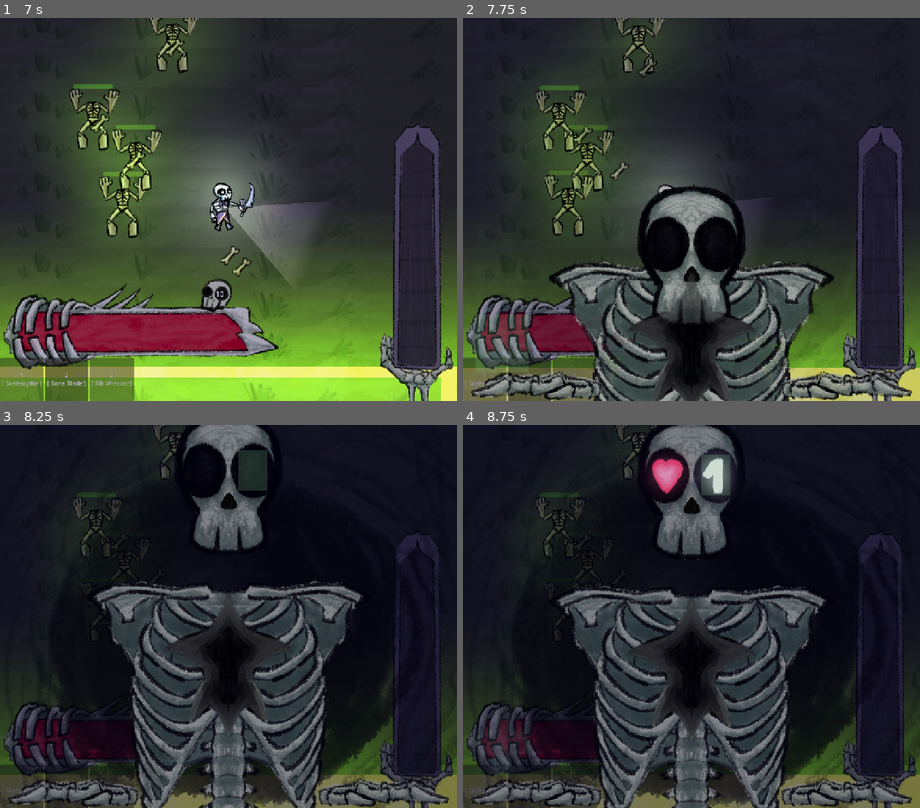
Above: before the commit, frames 1-4 (two rows, left to right).
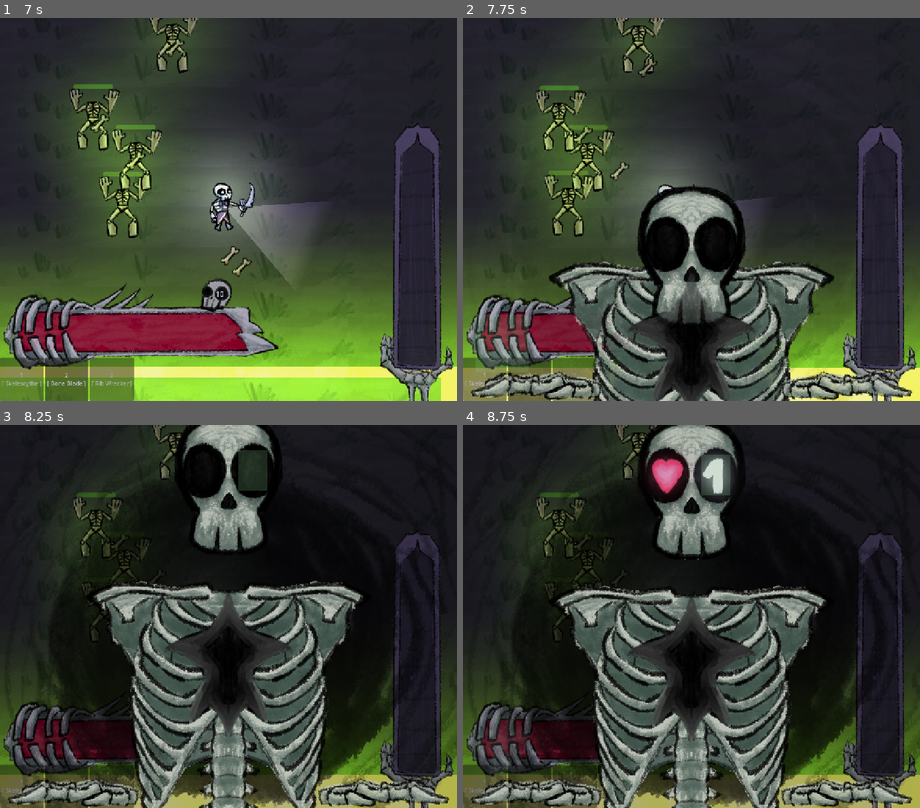
Above: after the commit, the same moments.

Repository: atlanticbomber/CranberryJam_Skeleton-fight
Game: Godot game, scene res://Scenes/start_screen.tscn
Same seed, same stepped clock (60 frames per second), same inputs: the game is played once before the commit and once after it. The engine's default icon, where the game draws it, is replaced by a stand-in: a white triangle on a blue panel in a dark square.
Inputs (mouse positions are in pixels of both pictures, inside the frame that each line leads up to):
- Up to frame 1 (7 s): click (347, 255) at 0.5 s; click "10" at 1.25 s; click "1 [ Skelescythe ]" at 2 s; click "2 [ Bone Blade ]" at 2.75 s; tap Enter (ui_accept) at 3.5, 3.77, 4.52, 6.02, 6.77 s; move the mouse to (329, 190) at 3.52 s; hold D (right) 3.53-4.28 s; click (329, 190) at 3.6 s; move the mouse to (137, 228) at 4.27 s; hold S (down) 4.28-5.03 s; tap 1 (Slot1) at 4.35 s; click (137, 228) at 4.55 s; move the mouse to (274, 125) at 5.02 s; hold D (right) 5.03-5.78 s; tap 2 (Slot2) at 5.1 s; click (274, 125) at 5.3 s; move the mouse to (205, 286) at 5.77 s; hold W (up) 5.78-6.53 s; tap 3 (Slot3) at 5.85 s; click (205, 286) at 6.05 s; move the mouse to (365, 266) at 6.52 s; hold A (left) from 6.53 s (still down); click (365, 266) at 6.6 s
- Up to frame 2 (7.75 s): tap Tab (skillaton) at 7.15 s; release A (left) at 7.25 s; click (504, 343) at 7.25 s
- Up to frame 3 (8.25 s): click (251, 478) at 8 s
- Up to frame 4 (8.75 s): no input

Frame 1 is identical in both runs. In frame 2, 7.6% of the frame differs, in the area x 0-100%, y 0-100%; in frame 3, 24%; in frame 4, 24%.

Commit message:
skill nodes for sword and feumr 2/3

Diff:
--- a/the-legend-of-sir-skelebones/Resources/Weapon/WeaponResource.gd
+++ b/the-legend-of-sir-skelebones/Resources/Weapon/WeaponResource.gd
@@ -7,4 +7,4 @@
 @export var delay:float = 0.2
 @export var cooldown:float = 1.0
 @export var damage:float = 10.0
-@export var texture:Texture = load("res://Sprites/skelebro/RealFist.png")
+@export var texture:Texture = load("res://Sprites/Skelebro/RealFist.png")
--- a/the-legend-of-sir-skelebones/Scenes/game_over.gd
+++ b/the-legend-of-sir-skelebones/Scenes/game_over.gd
@@ -9,4 +9,5 @@
 
 
 func _on_button_pressed() -> void:
+	WeaponReset.reset()
 	get_tree().change_scene_to_file("res://Scenes/start_screen.tscn")
--- a/the-legend-of-sir-skelebones/Scenes/skillaton.tscn
+++ b/the-legend-of-sir-skelebones/Scenes/skillaton.tscn
@@ -617,17 +617,45 @@
 
 [node name="011" parent="SkillTree" unique_id=1645607658 instance=ExtResource("3_c6shf")]
 layout_mode = 1
-offset_left = 401.0
-offset_top = -239.0011
-offset_right = 501.0
-offset_bottom = -139.0011
-
-[node name="031" parent="SkillTree" unique_id=1354172257 instance=ExtResource("3_c6shf")]
-layout_mode = 1
-offset_left = -418.0
-offset_top = -33.0011
-offset_right = -318.0
-offset_bottom = 66.9989
+offset_left = 376.0
+offset_top = -342.0
+offset_right = 476.0
+offset_bottom = -242.0
+
+[node name="012" parent="SkillTree" unique_id=1199571745 instance=ExtResource("3_c6shf")]
+layout_mode = 1
+offset_left = 354.0
+offset_top = -218.0
+offset_right = 454.0
+offset_bottom = -118.0
+
+[node name="013" parent="SkillTree" unique_id=1043635469 instance=ExtResource("3_c6shf")]
+layout_mode = 1
+offset_left = 469.0
+offset_top = -130.0
+offset_right = 569.0
+offset_bottom = -30.0
+
+[node name="021" parent="SkillTree" unique_id=317976836 instance=ExtResource("3_c6shf")]
+layout_mode = 1
+offset_left = -367.0
+offset_top = -277.0
+offset_right = -267.0
+offset_bottom = -177.0
+
+[node name="022" parent="SkillTree" unique_id=161878236 instance=ExtResource("3_c6shf")]
+layout_mode = 1
+offset_left = -390.0
+offset_top = -113.0
+offset_right = -290.0
+offset_bottom = -13.0
+
+[node name="0221" parent="SkillTree" unique_id=2021606367 instance=ExtResource("3_c6shf")]
+layout_mode = 1
+offset_left = -555.0
+offset_top = -195.0
+offset_right = -455.0
+offset_bottom = -95.0
 
 [node name="Hand" type="TextureRect" parent="." unique_id=266314377]
 custom_minimum_size = Vector2(300, 150)
@@ -661,6 +689,7 @@
 flip_h = true
 
 [node name="Front" type="TextureRect" parent="." unique_id=1429736701]
+visible = false
 self_modulate = Color(0.012741645, 0.0037785047, 0.14282048, 0.3882353)
 layout_mode = 0
 offset_left = -200.0
--- a/the-legend-of-sir-skelebones/Scripts/STATS.gd
+++ b/the-legend-of-sir-skelebones/Scripts/STATS.gd
@@ -28,8 +28,14 @@
 	"02":false,#Femurder
 	"03":false,#Rib Wrecker
 	"04":false,#Skelescythe
-	"011":false,#i guess upgrade???
-	"031":false#i guess another upgrade???
+
+	"011":false,#Atk+???
+	"012":false,#Atk Spd+
+	"013":false,#Range
+
+	"021":false,#Range
+	"022":false,#AtkSpd
+	"0221":false,#Bones
 }
 
 var currentActive: WeaponResource = load("res://Resources/Weapon/fist.tres")
--- a/the-legend-of-sir-skelebones/Scripts/Skelebro.gd
+++ b/the-legend-of-sir-skelebones/Scripts/Skelebro.gd
@@ -73,7 +73,7 @@
 		for body in weaponRange.get_overlapping_bodies():
 			if body.has_method("EnemyDamage"):
 				$Attack.play()
-				print(Stats.currentActive)
+				print(Stats.currentActive.damage)
 				body.EnemyDamage(currentWeapon.damage*Stats.PlayerAttack)
 		weaponTimer.start(currentWeapon.cooldown)
 		weaponPlayer.play("return",-1,0.5/currentWeapon.cooldown)
@@ -89,6 +89,8 @@
 		$Sprite/Body/ActiveUpperArm/AnimationPlayer.play("die")
 		await $Sprite/Body/ActiveUpperArm/AnimationPlayer.animation_finished
 		get_tree().paused = false
+
+
 		get_tree().change_scene_to_file("res://Scenes/Game_over.tscn")
 
 func weaponChange():
--- a/the-legend-of-sir-skelebones/Scripts/skill_node.gd
+++ b/the-legend-of-sir-skelebones/Scripts/skill_node.gd
@@ -11,6 +11,14 @@
 	"02":{"sprite": sprites["active"],"cost":[1,0,2,0],"name":"Femurder","tip":"A strong spear made from leg, range is your only friend"},
 	"03":{"sprite": sprites["active"],"cost":[1,0,0,2],"name":"Rib Wrecker","tip":"A strong hammer made from rib, your bulk is gone but the smash is still here"},
 	"04":{"sprite": sprites["active"],"cost":[1,1,1,1],"name":"Skelescythe","tip":"A strong scyther made from skeleton, let the ring of death surround you"},
+
+	"011":{"sprite": sprites["spec"],"cost":[1,0,0,0],"name":"Atk+","tip":"Atk+"},
+	"012":{"sprite": sprites["spec"],"cost":[1,0,0,0],"name":"Atk Spd+","tip":"Atk Spd+"},
+	"013":{"sprite": sprites["spec"],"cost":[1,0,0,0],"name":"Range+","tip":"Range+"},
+
+	"021":{"sprite": sprites["spec"],"cost":[1,0,0,0],"name":"Range+","tip":"Range+"},
+	"022":{"sprite": sprites["spec"],"cost":[1,0,0,0],"name":"Atk Spd+","tip":"Atk Spd+"},
+	"0221":{"sprite": sprites["spec"],"cost":[1,0,0,0],"name":"Bones+","tip":"Bones+"},
 	}
 func _ready() -> void:
 	#die if theres 3 weapons alr
@@ -23,8 +31,8 @@
 		#print(name.erase(name.length()-1))
 		var searchNode = name.erase(name.length()-1)
 
-		if not Stats.skills[searchNode]:
-				visible = false
+		#if not Stats.skills[searchNode]:
+				#visible = false
 
 		for node in get_parent().get_children():
 			if node.name == searchNode:
@@ -65,6 +73,32 @@
 			get_parent().get_parent().get_parent().get_parent().slots[Stats.weaponsAquired] = load("res://Resources/Weapon/BasicSycthe.tres")
 			Stats.weaponsAquired+=1
 
+		#Sword Specs
+		elif name == "011":
+			var sword:WeaponResource = load("res://Resources/Weapon/BasicSword.tres")
+			sword.damage += 10
+		elif name == "012":
+			var sword:WeaponResource = load("res://Resources/Weapon/BasicSword.tres")
+			sword.delay -= 0.1
+			sword.cooldown -=0.1
+		elif name == "013":
+			var sword:WeaponResource = load("res://Resources/Weapon/BasicSword.tres")
+			var newShape: CapsuleShape2D= sword.shape
+			newShape.height +=100
+			sword.shape = newShape
+
+		#Femurder Specs
+		elif name == "021":
+			var femur:WeaponResource = load("res://Resources/Weapon/BasicFemur.tres")
+			var newShape: CapsuleShape2D= femur.shape
+			newShape.height +=150
+			femur.shape = newShape
+		elif name == "022":
+			var femur:WeaponResource = load("res://Resources/Weapon/BasicFemur.tres")
+			femur.delay -= 0.1
+			femur.cooldown -=0.1
+
+
 	elif Stats.skills[name]:
 		print("bought already")
 	else:
--- a/the-legend-of-sir-skelebones/Scripts/start_screen.gd
+++ b/the-legend-of-sir-skelebones/Scripts/start_screen.gd
@@ -1,6 +1,9 @@
 extends Node2D
 func _ready() -> void:
+	WeaponReset.reset()
 	Music.changeMusic("Menu")
+
+
 func begin_run():
 	Stats.init_player_stats()
 	get_tree().change_scene_to_file("res://Scenes/world.tscn")
--- /dev/null
+++ b/the-legend-of-sir-skelebones/WeaponReset.gd
@@ -0,0 +1,38 @@
+extends Node
+
+var OGsword:WeaponResource
+var OGfemur:WeaponResource
+var OGhammer:WeaponResource
+var OGscythe:WeaponResource
+
+func _ready() -> void:
+	OGsword = load("res://Resources/Weapon/BasicSword.tres").duplicate()
+	OGfemur = load("res://Resources/Weapon/BasicFemur.tres").duplicate()
+	OGhammer = load("res://Resources/Weapon/BasicHammer.tres").duplicate()
+	OGscythe = load("res://Resources/Weapon/BasicSycthe.tres").duplicate()
+
+
+func reset():
+	var nowSword:WeaponResource= load("res://Resources/Weapon/BasicSword.tres")
+	nowSword.damage = OGsword.damage
+	nowSword.delay = OGsword.delay
+	nowSword.cooldown = OGsword.cooldown
+	nowSword.shape = OGsword.shape
+
+	var nowFemur:WeaponResource= load("res://Resources/Weapon/BasicFemur.tres")
+	nowFemur.damage = OGfemur.damage
+	nowFemur.delay = OGfemur.delay
+	nowFemur.cooldown = OGfemur.cooldown
+	nowFemur.shape = OGfemur.shape
+
+	var nowHammer:WeaponResource= load("res://Resources/Weapon/BasicHammer.tres")
+	nowHammer.damage = OGhammer.damage
+	nowHammer.delay = OGhammer.delay
+	nowHammer.cooldown = OGhammer.cooldown
+	nowHammer.shape = OGhammer.shape
+
+	var nowScythe:WeaponResource= load("res://Resources/Weapon/BasicSycthe.tres")
+	nowScythe.damage = OGscythe.damage
+	nowScythe.delay = OGscythe.delay
+	nowScythe.cooldown = OGscythe.cooldown
+	nowScythe.shape = OGscythe.shape
--- a/the-legend-of-sir-skelebones/project.godot
+++ b/the-legend-of-sir-skelebones/project.godot
@@ -19,6 +19,7 @@
 
 Stats="*uid://c5sdomiamqmiv"
 Music="*uid://c7ogpd1u0eu3d"
+WeaponReset="*uid://dshtcvh8oe27j"
 
 [display]
 
Not shown, added: the-legend-of-sir-skelebones/WeaponReset.gd.uid
